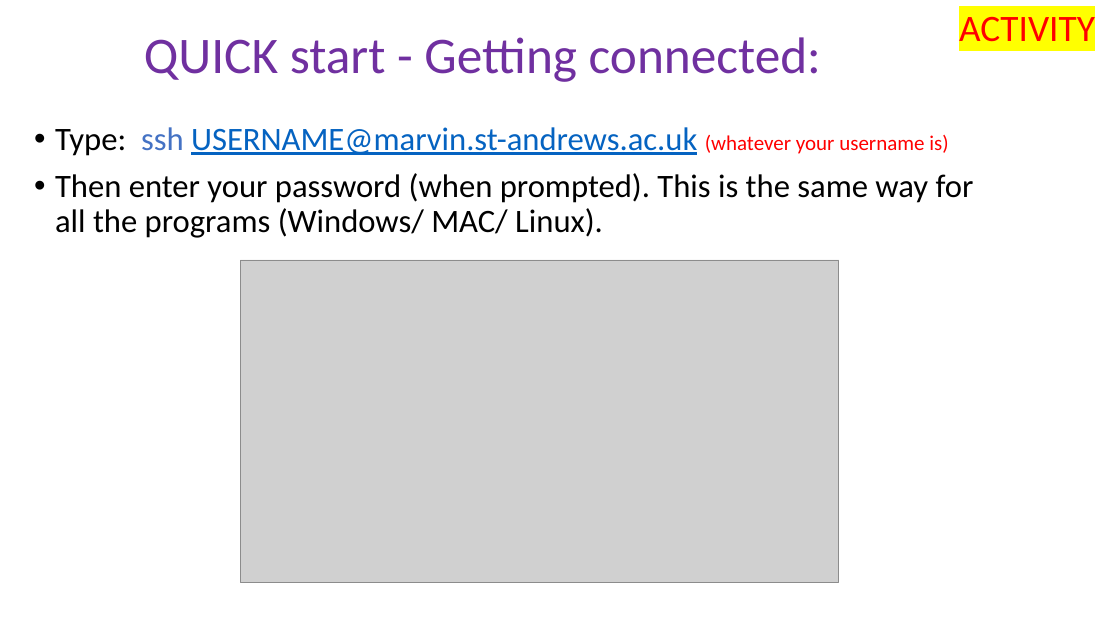
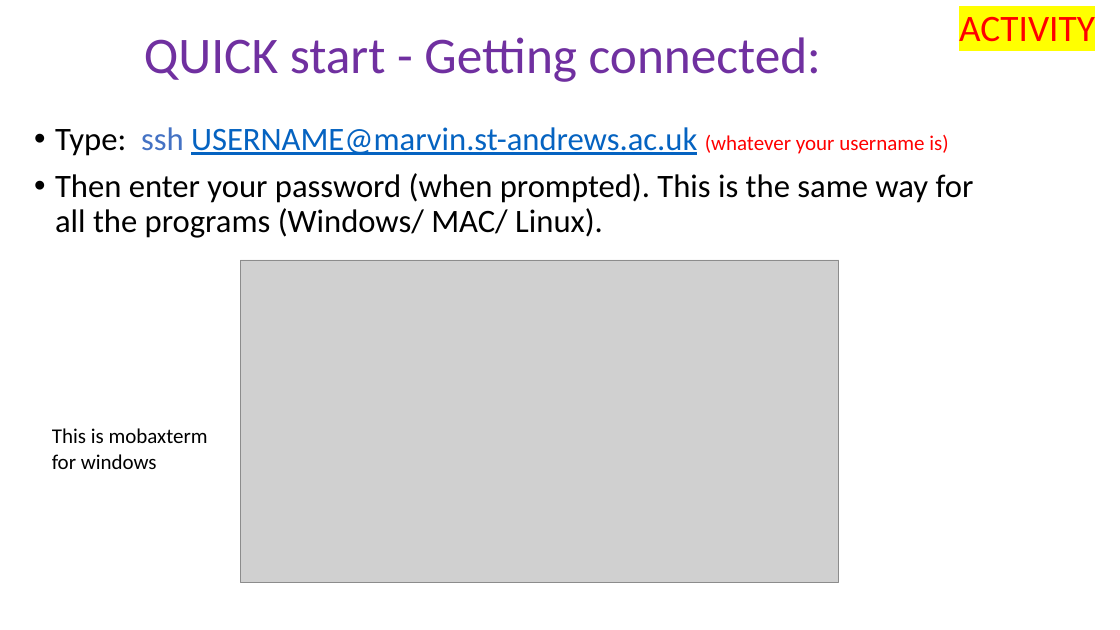
Before and after one commit to schlogl2017/RNAseq_workshop, a slide deck: slide 6 of Getting_started.pptx. Drawn at 1120x630 pixels with LibreOffice and Linux fonts; fonts in the diff are those of the drawing; grey boxes stand for pictures. Boxes give left, top, right and bottom in pixels: in the first picture for what was removed or moved away, otherwise in the second. Text is boxed around its words. In the diff, an @@ line names an element or a change of style, - is before the commit and + after.

```diff
--- a/Getting_started.pptx
+++ b/Getting_started.pptx
@@ text added at (52,428,208,469), 18 pt, text #000000 @@
+This is mobaxterm for windows
```
Also in this commit, not shown: 1 slide removed, 6 other files.
